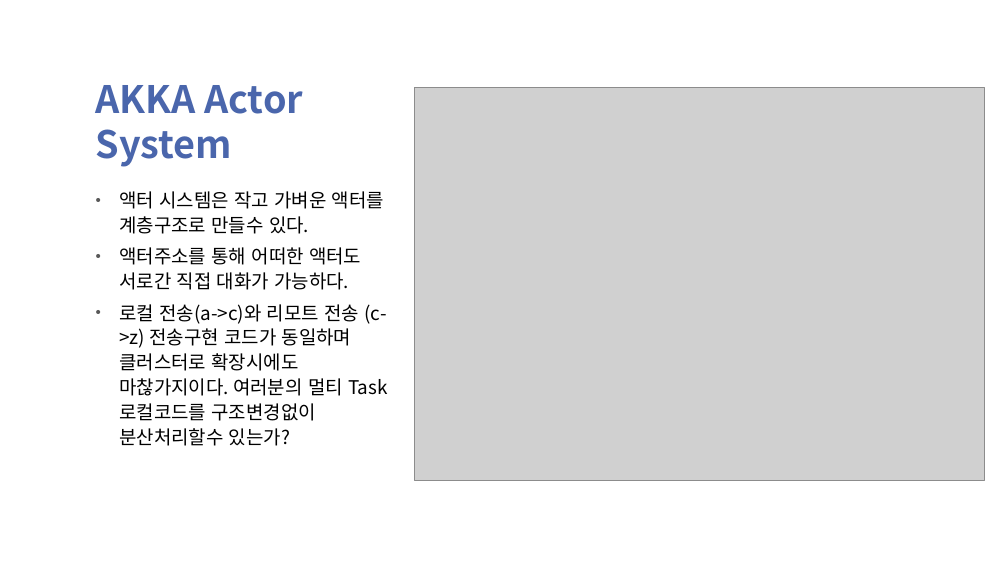
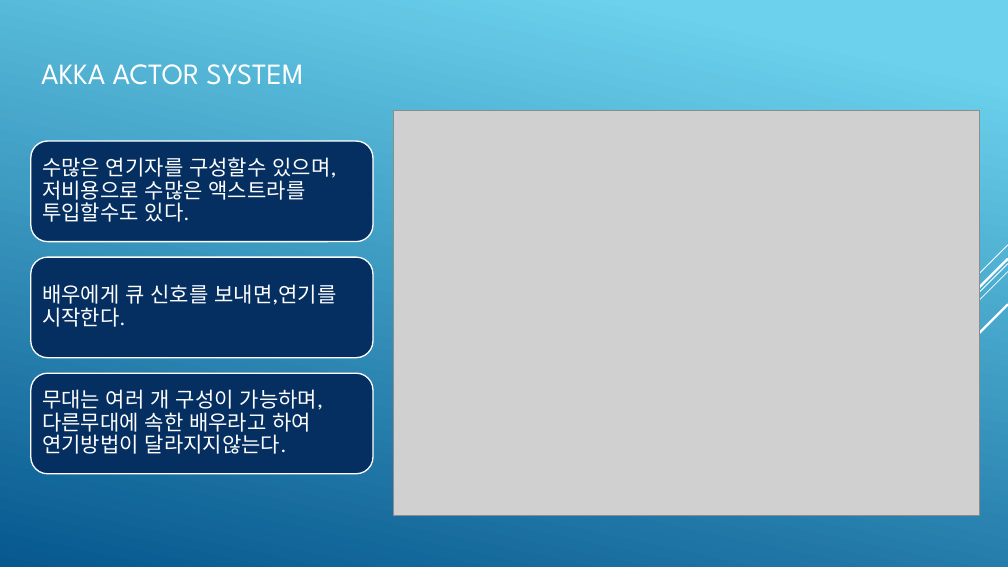
Before and after one commit to psmon/AkkaForNetCore, a slide deck: slide 8 of Doc/AKKA Introduce.pptx. Drawn at 1008x567 pixels with LibreOffice and Linux fonts; fonts in the diff are those of the drawing; grey boxes stand for pictures; background and template pictures are left out. Boxes give left, top, right and bottom in pixels: in the first picture for what was removed or moved away, otherwise in the second. Text is boxed around its words. In the diff, an @@ line names an element or a change of style, - is before the commit and + after.

```diff
--- a/Doc/AKKA Introduce.pptx
+++ b/Doc/AKKA Introduce.pptx
@@ background picture (left out) to gradient #6ED2EB to #06588E @@
@@ title at [41,64,303,85]: text changed; size 36 to 28 pt; font Noto Sans CJK KR to League Spartan; text colour #4A66AC to #FFFFFF; bold off @@
-AKKA Actor System
+AKKA ACTOR SYSTEM
@@ picture: place and size @@
-picture at [414,87,984,480]
+picture at [393,111,980,516]
@@ text removed at [119,191,388,446] @@
-• 액터 시스템은 작고 가벼운 액터를 계층구조로 만들수 있다.
-• 액터주소를 통해 어떠한 액터도 서로간 직접 대화가 가능하다.
-• 로컬 전송(a->c)와 리모트 전송 (c->z) 전송구현 코드가 동일하며 클러스터로 확장시에도 마찮가지이다. 여러분의 멀티 Task 로컬코드를 구조변경없이 분산처리할수 있는가?
@@ group added at [761,245,1008,510]: 5 lines @@
@@ group added at [31,141,374,474]: 3 rounded rectangles, 3 texts @@
+수많은 연기자를 구성할수 있으며,저비용으로 수많은 액스트라를 투입할수도 있다.
+배우에게 큐 신호를 보내면,연기를 시작한다.
+무대는 여러 개 구성이 가능하며,다른무대에 속한 배우라고 하여 연기방법이 달라지지않는다.
```
Also in this commit, not shown: 21 other slides changed.
